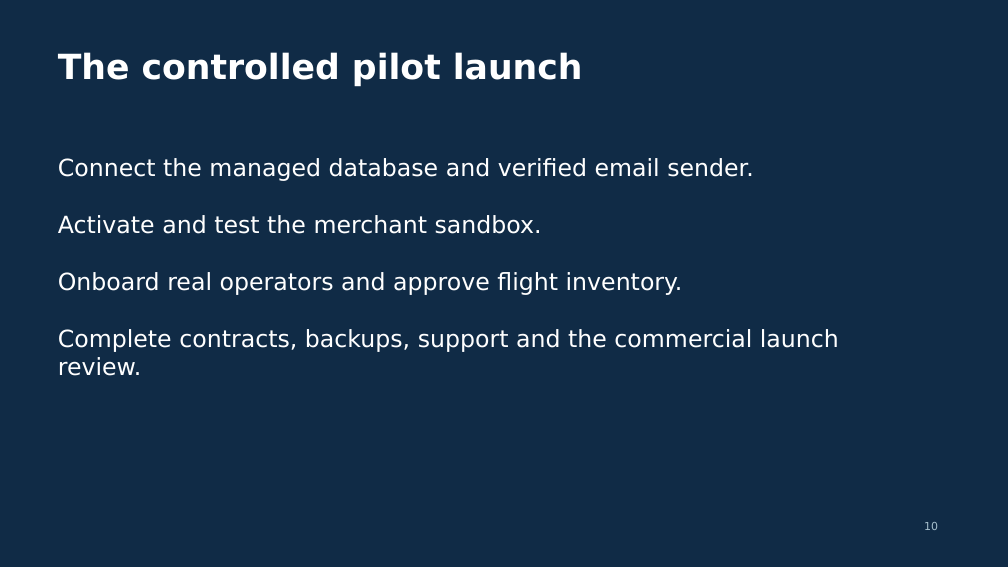
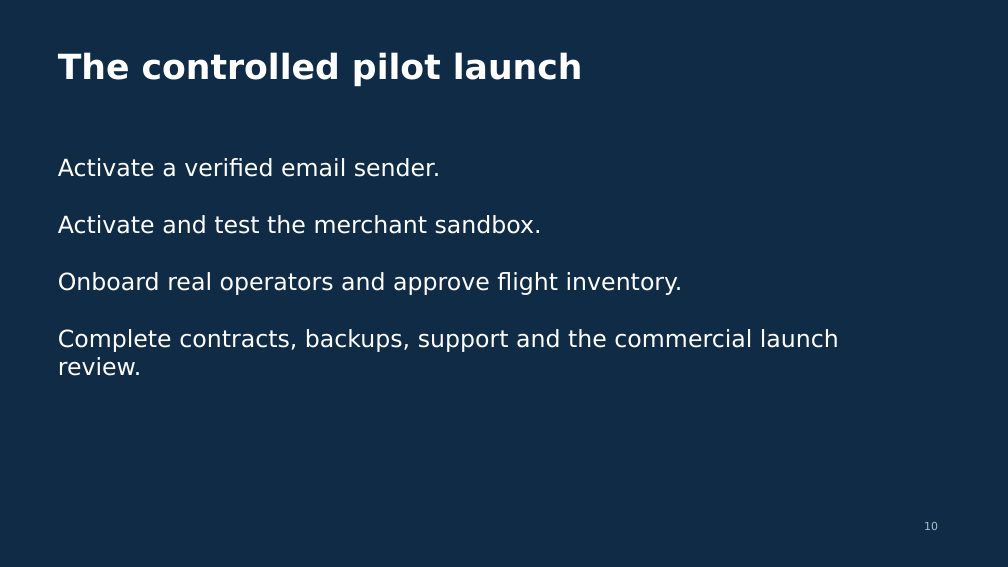
Before and after one commit to Hariharans1971/JetRelay, a slide deck: slide 10 of docs/JetRelay_Presentation.pptx. Drawn at 1008x567 pixels with LibreOffice and Linux fonts; fonts in the diff are those of the drawing. Boxes give left, top, right and bottom in pixels: in the first picture for what was removed or moved away, otherwise in the second. Text is boxed around its words. In the diff, an @@ line names an element or a change of style, - is before the commit and + after.

Commit message:
Update user manual, client report and pitch with verified deployment evidence

```diff
--- a/docs/JetRelay_Presentation.pptx
+++ b/docs/JetRelay_Presentation.pptx
@@ text at (58, 158, 440, 177): text changed @@
-Connect the managed database and verified email sender.
+Activate a verified email sender.
```
Also in this commit, not shown: 1 other slide changed, 2 other files.
